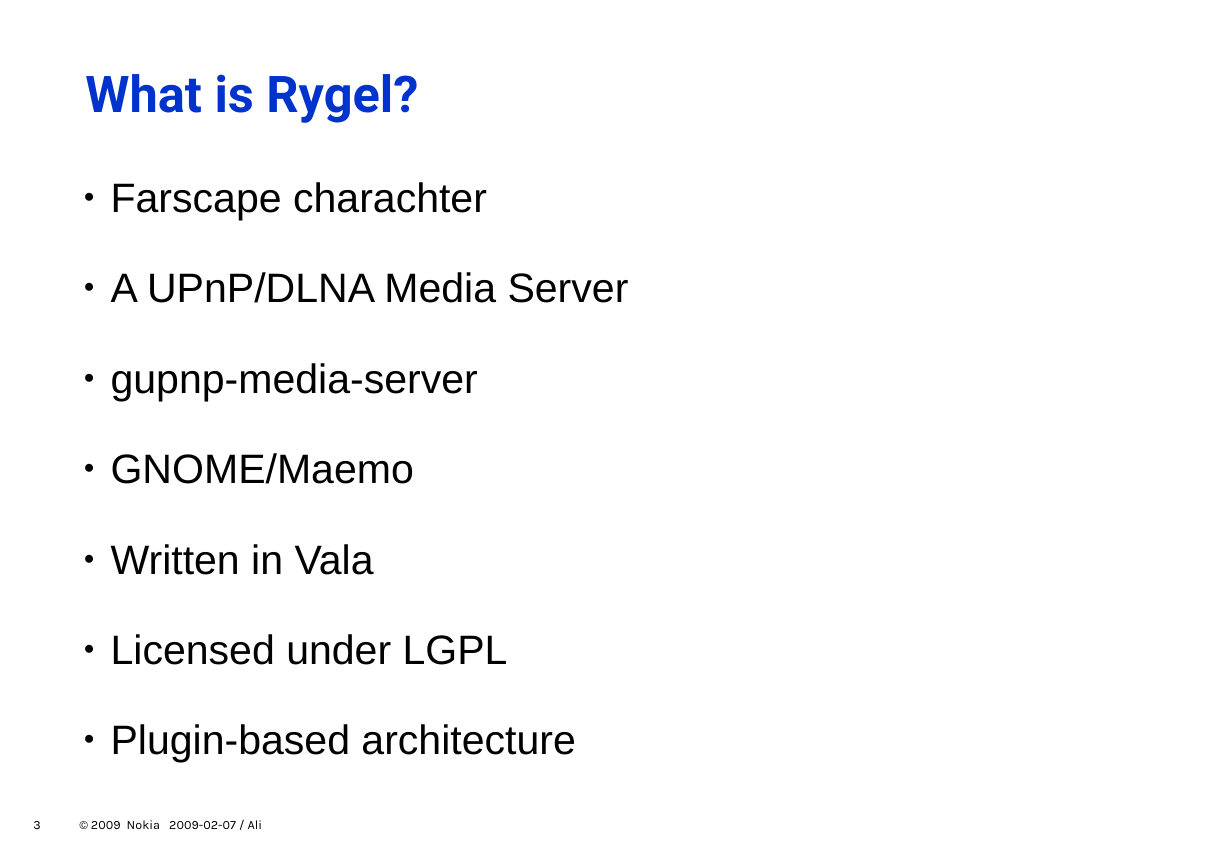
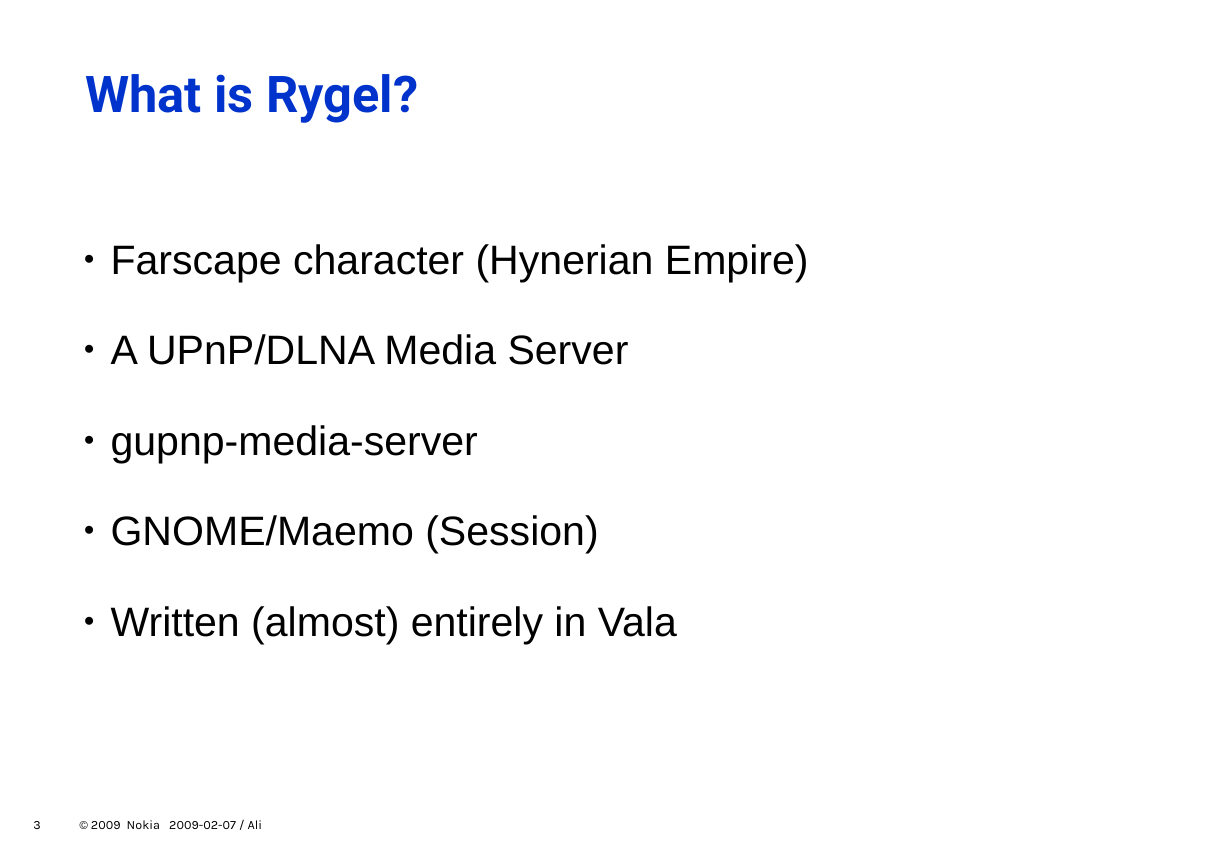
Before and after one commit to zeenix/rygel-presentation-2009, a slide deck: slide 3 of slides.odp. Drawn at 1232x853 pixels with LibreOffice and Linux fonts; fonts in the diff are those of the drawing; background and template pictures are left out. Boxes give left, top, right and bottom in pixels: in the first picture for what was removed or moved away, otherwise in the second. Text is boxed around its words. In the diff, an @@ line names an element or a change of style, - is before the commit and + after.

Commit message:
More basic info on Rygel.

```diff
--- a/slides.odp
+++ b/slides.odp
@@ text at [111,244,809,282]: text changed @@
-  ● Farscape charachter
+  ● Farscape character (Hynerian Empire)
@@ text at [111,515,677,644]: text changed @@
-  ● GNOME/Maemo
-  ● Written in Vala
-  ● Licensed under LGPL
-  ● Plugin-based architecture
+  ● GNOME/Maemo (Session)
+  ● Written (almost) entirely in Vala
```
Also in this commit, not shown: 1 slide added.
